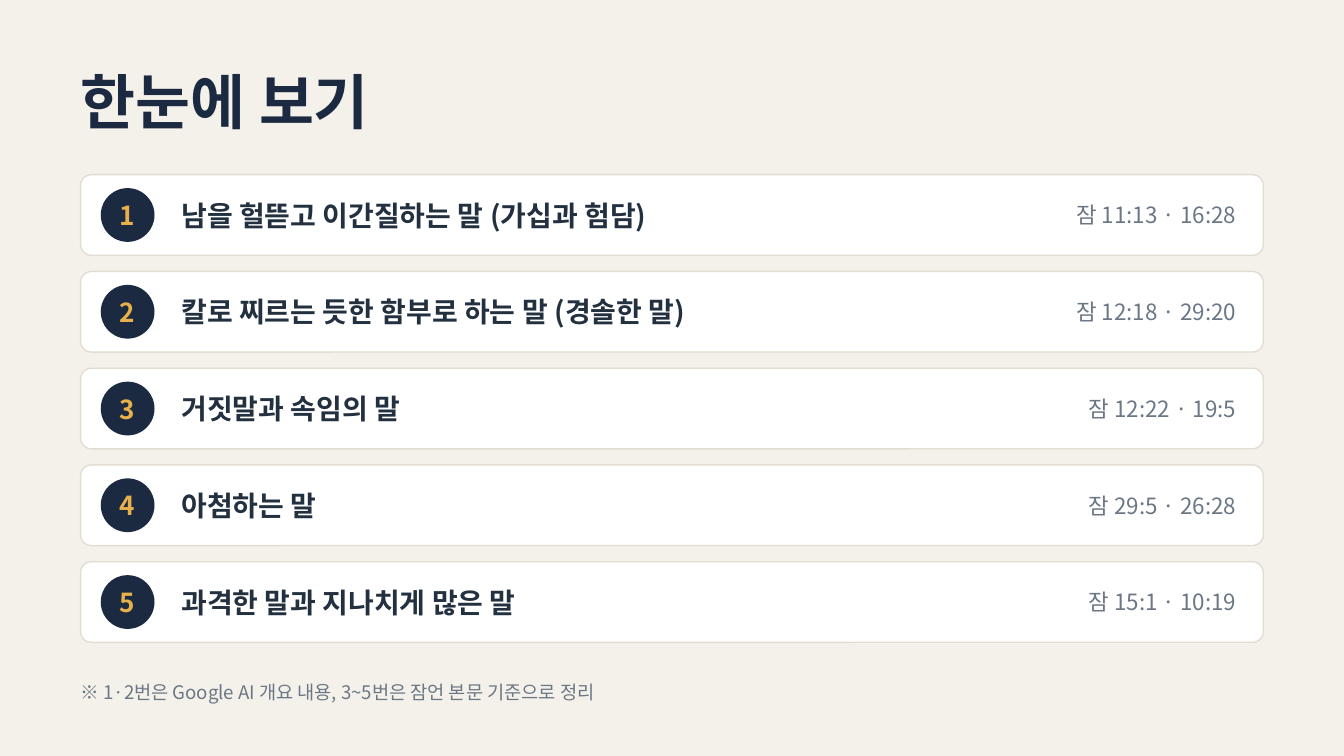
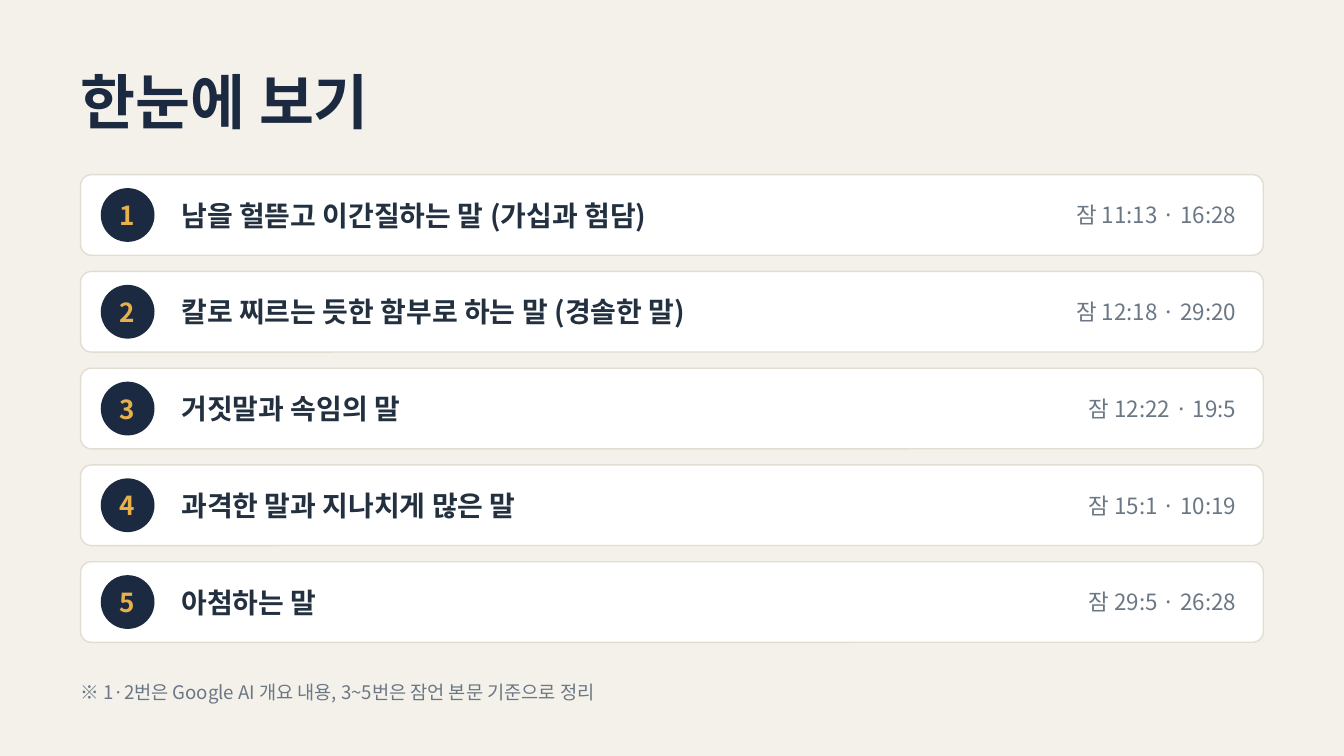
Before and after one commit to ChampionJohan/Johan, a slide deck: slide 2 of proverbs-speech.pptx. Drawn at 1344x756 pixels with LibreOffice and Linux fonts; fonts in the diff are those of the drawing. Boxes give left, top, right and bottom in pixels: in the first picture for what was removed or moved away, otherwise in the second. Text is boxed around its words. In the diff, an @@ line names an element or a change of style, - is before the commit and + after.

```diff
--- a/proverbs-speech.pptx
+++ b/proverbs-speech.pptx
@@ text "과격한 말과 지나치게 많은 말": place and size @@
-text "과격한 말과 지나치게 많은 말" at (181, 589, 516, 616)
+text "과격한 말과 지나치게 많은 말" at (181, 492, 516, 519)
@@ text "잠 15:1 · 10:19": place and size @@
-text "잠 15:1 · 10:19" at (1089, 591, 1236, 612)
+text "잠 15:1 · 10:19" at (1089, 495, 1236, 516)
@@ text "아첨하는 말": place and size @@
-text "아첨하는 말" at (181, 492, 317, 519)
+text "아첨하는 말" at (181, 589, 317, 616)
@@ text "잠 29:5 · 26:28": place and size @@
-text "잠 29:5 · 26:28" at (1089, 495, 1236, 516)
+text "잠 29:5 · 26:28" at (1089, 591, 1236, 612)
```
Also in this commit, not shown: 2 other slides changed, 3 other files.
